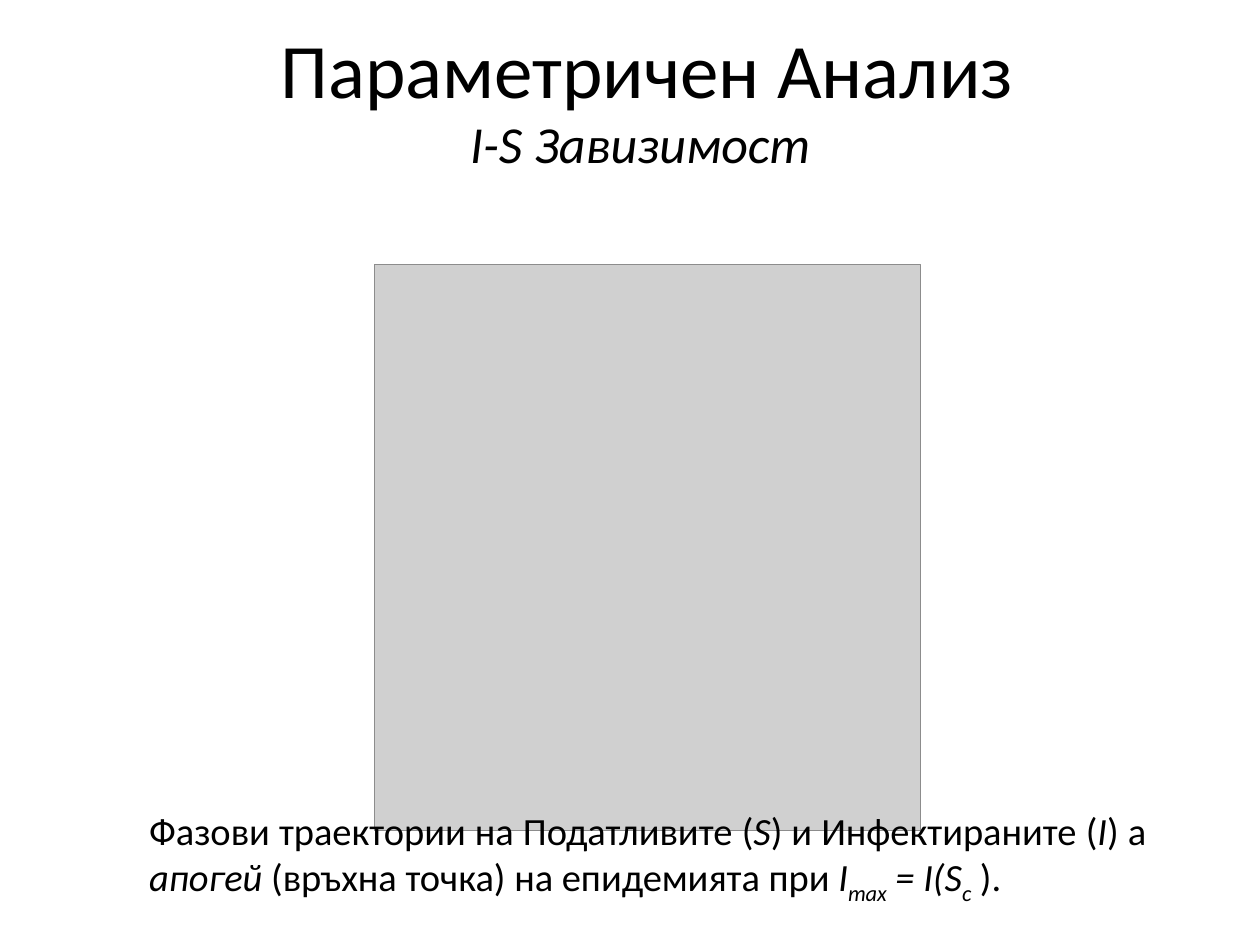
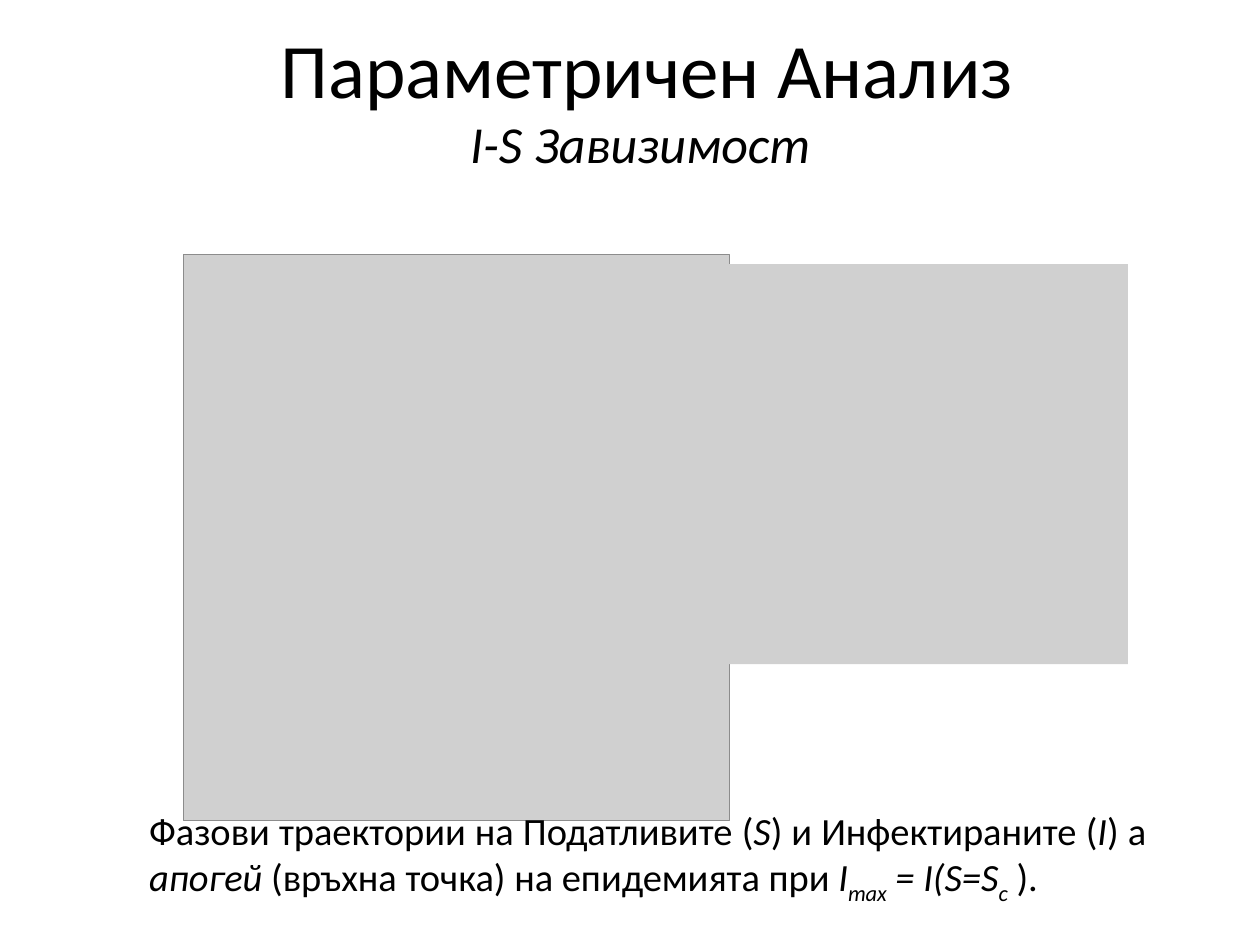
Before and after one commit to CloakMe/Boussinesq, a slide deck: slide 6 of SIRModels/SIRModels.pptx. Drawn at 1260x945 pixels with LibreOffice and Linux fonts; fonts in the diff are those of the drawing; grey boxes stand for pictures. Boxes give left, top, right and bottom in pixels: in the first picture for what was removed or moved away, otherwise in the second. Text is boxed around its words. In the diff, an @@ line names an element or a change of style, - is before the commit and + after.

```diff
--- a/SIRModels/SIRModels.pptx
+++ b/SIRModels/SIRModels.pptx
@@ picture: place and size @@
-picture at box(374, 265, 920, 830)
+picture at box(184, 255, 730, 820)
@@ picture added at box(669, 265, 1128, 664) @@
@@ text at box(149, 813, 1146, 898): text changed @@
-  Фазови траектории на Податливите (S) и Инфектираните (I) а апогей (връхна точка) на епидемията при Imax = I(Sc ).
+  Фазови траектории на Податливите (S) и Инфектираните (I) а апогей (връхна точка) на епидемията при Imax = I(S=Sc ).
```
Also in this commit, not shown: 7 slides added, 6 slides removed.
